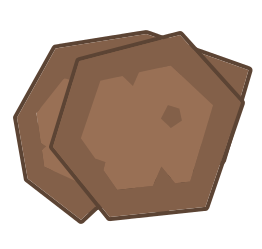
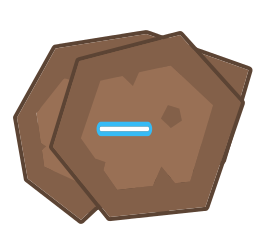
Before/after of a 262x249 layered artwork. What changed in the layer stack:
added layer "laser" above "asteroid 4" over [96, 121, 153, 137]
